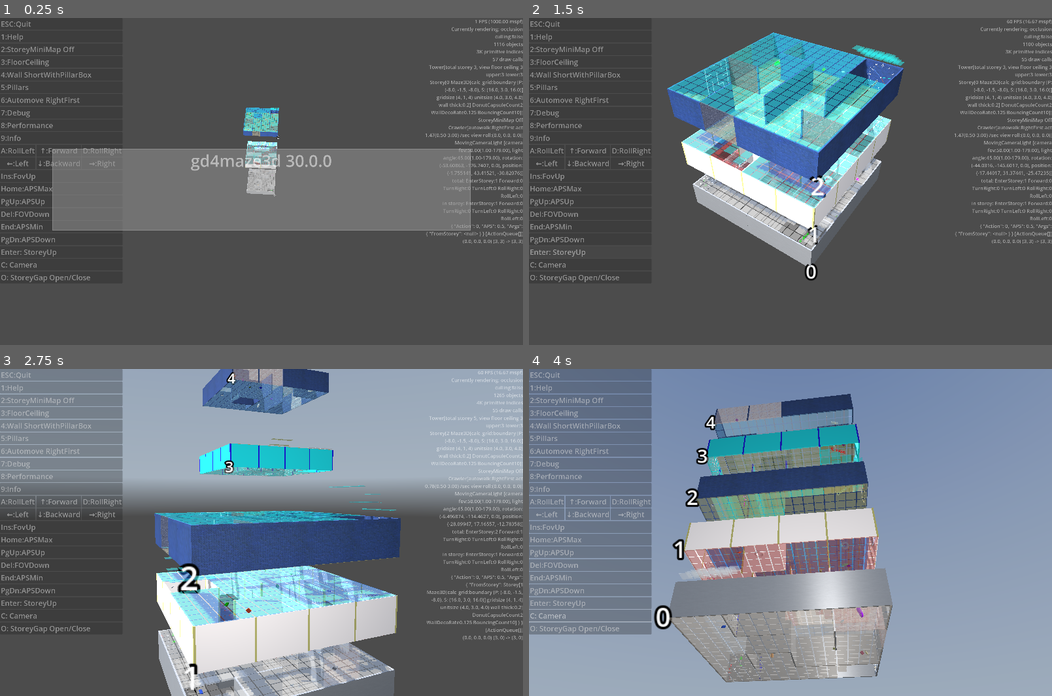
Above: before the commit, frames 1-4 (two rows, left to right).
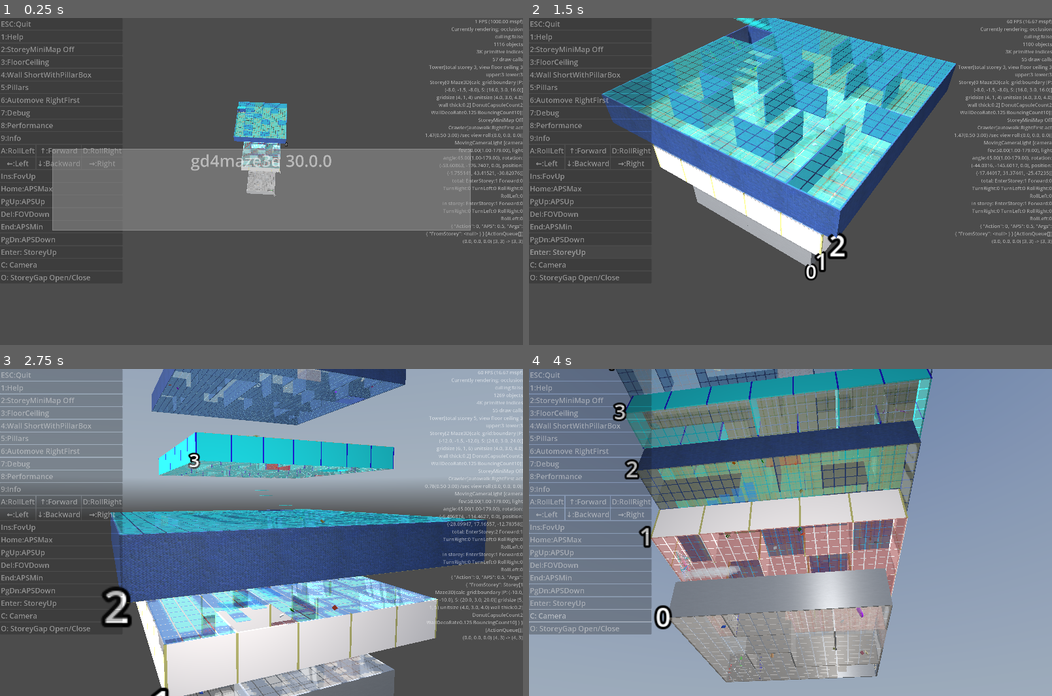
Above: after the commit, the same moments.

Repository: kasworld/gd4maze3d
Game: Godot game, scene res://main.tscn
The game is run twice, just before and just after one commit, with the same random seed, the same clock (stepped at 60 frames per second) and the same inputs. A sky picture missing from this copy of the repository is replaced by a grey-blue gradient.
Inputs (mouse positions are in pixels of both pictures, inside the frame that each line leads up to):
- Up to frame 1 (0.25 s): no input
- Up to frame 2 (1.5 s): click "Enter: StoreyUp" at 0.5 s; click "Enter: StoreyUp" at 1.25 s
- Up to frame 3 (2.75 s): tap Enter at 2 s; move the mouse to (376, 516) at 2.02 s; hold Right from 2.03 s (still down); tap Q at 2.1 s; click (376, 516) at 2.17 s
- Up to frame 4 (4 s): move the mouse to (685, 548) at 2.77 s; release Right at 2.78 s; hold Down 2.78-3.53 s; tap E at 2.85 s; move the mouse to (842, 460) at 3.52 s; hold Right from 3.53 s (still down); tap 1 at 3.6 s

The runs differ from the first frame. In frame 1, 1.3% of the frame differs, in the area x 44-55%, y 25-50%; in frame 2, 24%; in frame 3, 30%, in the area x 19-100%, y 0-100%; in frame 4, 29%.

Commit message:
inc storey size on next

Diff:
--- a/tower/tower.gd
+++ b/tower/tower.gd
@@ -82,11 +82,12 @@
 	return clampf(rtn, v/2 , v *2)
 
 func add_new_storey() -> void:
+	var grid_size := Storey.GridSize
+	var cell_size := Storey.CellSize
 	var stnum := 0
 	if storey_list.size() != 0:
 		stnum = storey_list[-1].storey_num +1
-	var grid_size := Storey.GridSize
-	var cell_size := Storey.CellSize
+		grid_size = storey_list[-1].maze3d.PreCalced.Grid2D + Vector2i(1,1)
 	if make_storey_size_random :
 		grid_size = Vector2i(
 			ClampfRand(Storey.GridSize.x) as int,
